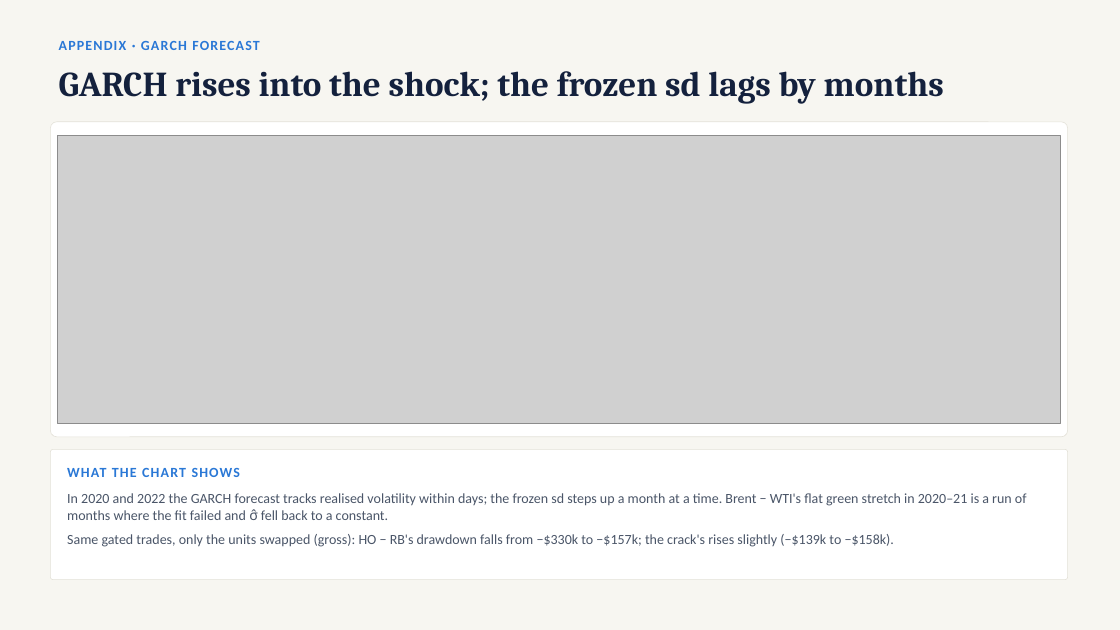
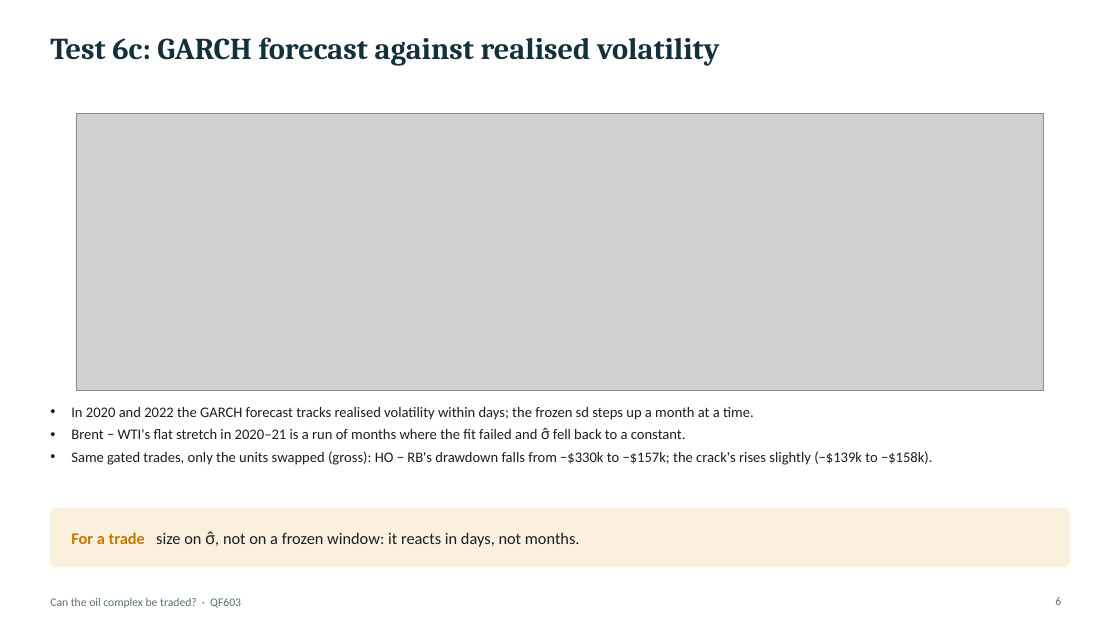
Before and after one commit to santapris/QF603-QAFM, a slide deck: slide 6 of report/garch_vecm_slides.pptx. Drawn at 1120x630 pixels with LibreOffice and Linux fonts; fonts in the diff are those of the drawing; grey boxes stand for pictures. Boxes give left, top, right and bottom in pixels: in the first picture for what was removed or moved away, otherwise in the second. Text is boxed around its words. In the diff, an @@ line names an element or a change of style, - is before the commit and + after.

```diff
--- a/report/garch_vecm_slides.pptx
+++ b/report/garch_vecm_slides.pptx
@@ background #F7F6F1 to #FFFFFF @@
@@ title at box(50, 37, 719, 66): text changed; size 12 to 26 pt; font Calibri to Cambria; text colour #2A78D6 to #13303B @@
-APPENDIX · GARCH FORECAST
+Test 6c: GARCH forecast against realised volatility
@@ title removed at box(59, 71, 944, 103) @@
-GARCH rises into the shock; the frozen sd lags by months
@@ picture: place and size @@
-picture at box(57, 135, 1061, 423)
+picture at box(76, 113, 1044, 391)
@@ rounded rectangle removed at box(50, 122, 1068, 437) @@
@@ text "In 2020 and 2022 the ...": place and size @@
-text "In 2020 and 2022 the ..." at box(67, 493, 1027, 547)
+text "In 2020 and 2022 the ..." at box(71, 407, 932, 465)
@@ text at box(71, 407, 754, 439): text changed; size 12 to 12.5 pt; text colour #4A5568 to #1A1F24 @@
-In 2020 and 2022 the GARCH forecast tracks realised volatility within days; the frozen sd steps up a month at a time. Brent − WTI's flat green stretch in 2020–21 is a run of months where the fit failed and σ̂ fell back to a constant.
+• In 2020 and 2022 the GARCH forecast tracks realised volatility within days; the frozen sd steps up a month at a time.
+• Brent − WTI's flat stretch in 2020–21 is a run of months where the fit failed and σ̂ fell back to a constant.
@@ text removed at box(67, 468, 241, 477) @@
-WHAT THE CHART SHOWS
@@ text at box(71, 451, 932, 465): size 12 to 12.5 pt, text colour #4A5568 to #1A1F24 in "Same gated trades, only the units swapped ..."; bullet none to •; less space between paragraphs @@
@@ rounded rectangle: place and size @@
-rounded rectangle at box(50, 450, 1068, 580)
+rounded rectangle at box(50, 508, 1070, 567)
@@ rounded rectangle at box(50, 508, 1070, 567): fill #FFFFFF to #FBF0DD; outline #E3E1D8 0.5 pt to #FBF0DD 0.5 pt; proportions changed @@
@@ text added at box(71, 531, 580, 547), 14 pt, text #1A1F24 @@
+For a trade size on σ̂, not on a frozen window: it reacts in days, not months.
@@ text added at box(50, 598, 241, 608), 10 pt, text #5E6E76 @@
+Can the oil complex be traded? · QF603
@@ page number added at box(1055, 597, 1061, 605), 10 pt, text #5E6E76 @@
+6
```
Also in this commit, not shown: 7 other slides changed, 1 other file.
